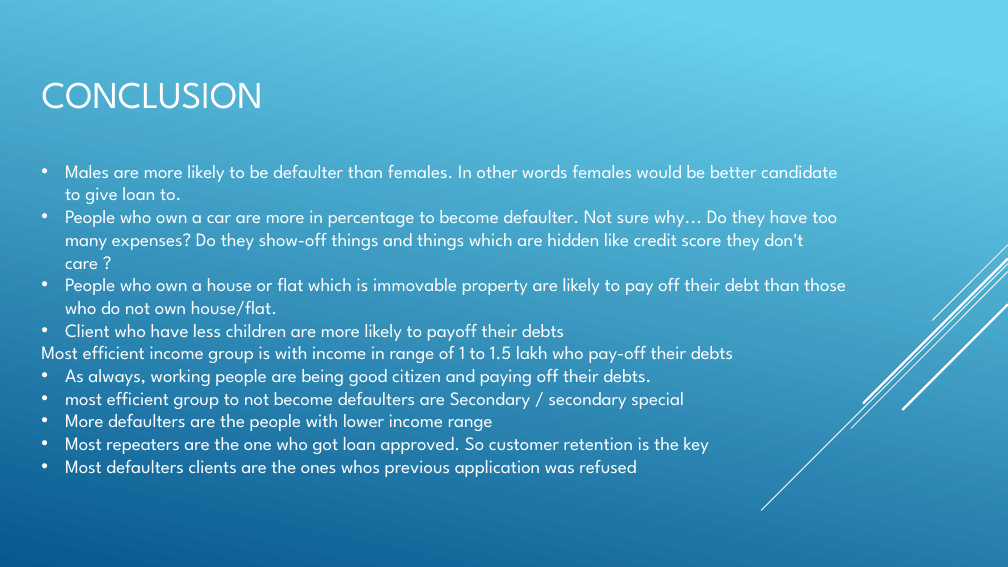
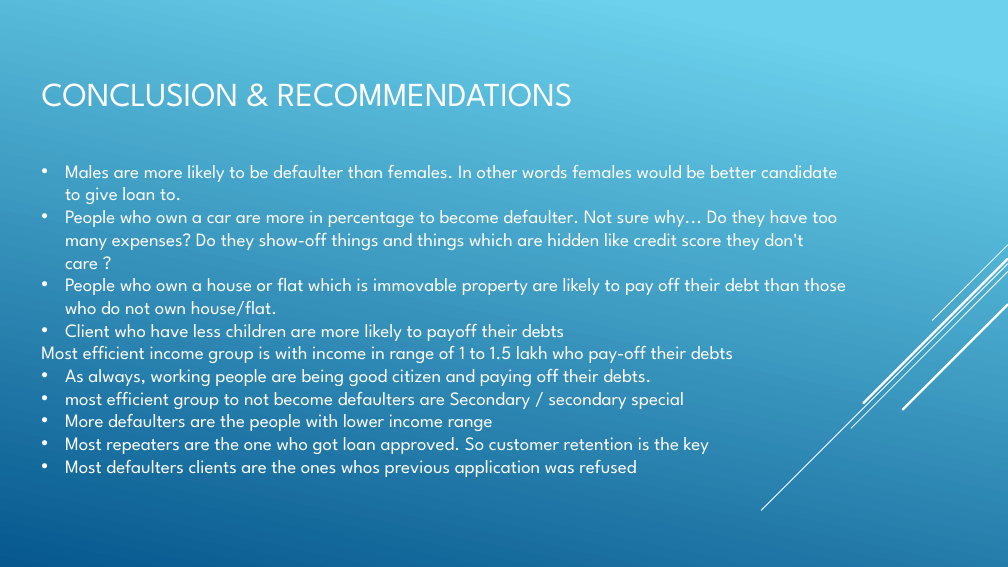
Before and after one commit to vinaychutake/bank_loan_risk_analysis, a slide deck: slide 17 of Credit_EDA_Assignment_Vinay_Chutake.pptx. Drawn at 1008x567 pixels with LibreOffice and Linux fonts; fonts in the diff are those of the drawing. Boxes give left, top, right and bottom in pixels: in the first picture for what was removed or moved away, otherwise in the second. Text is boxed around its words. In the diff, an @@ line names an element or a change of style, - is before the commit and + after.

Commit message:
PPT updates

```diff
--- a/Credit_EDA_Assignment_Vinay_Chutake.pptx
+++ b/Credit_EDA_Assignment_Vinay_Chutake.pptx
@@ title at bbox=[42, 83, 572, 107]: text changed; size 36 to 32 pt @@
-CONCLUSION
+CONCLUSION & RECOMMENDATIONS
```
Also in this commit, not shown: 1 other file.
